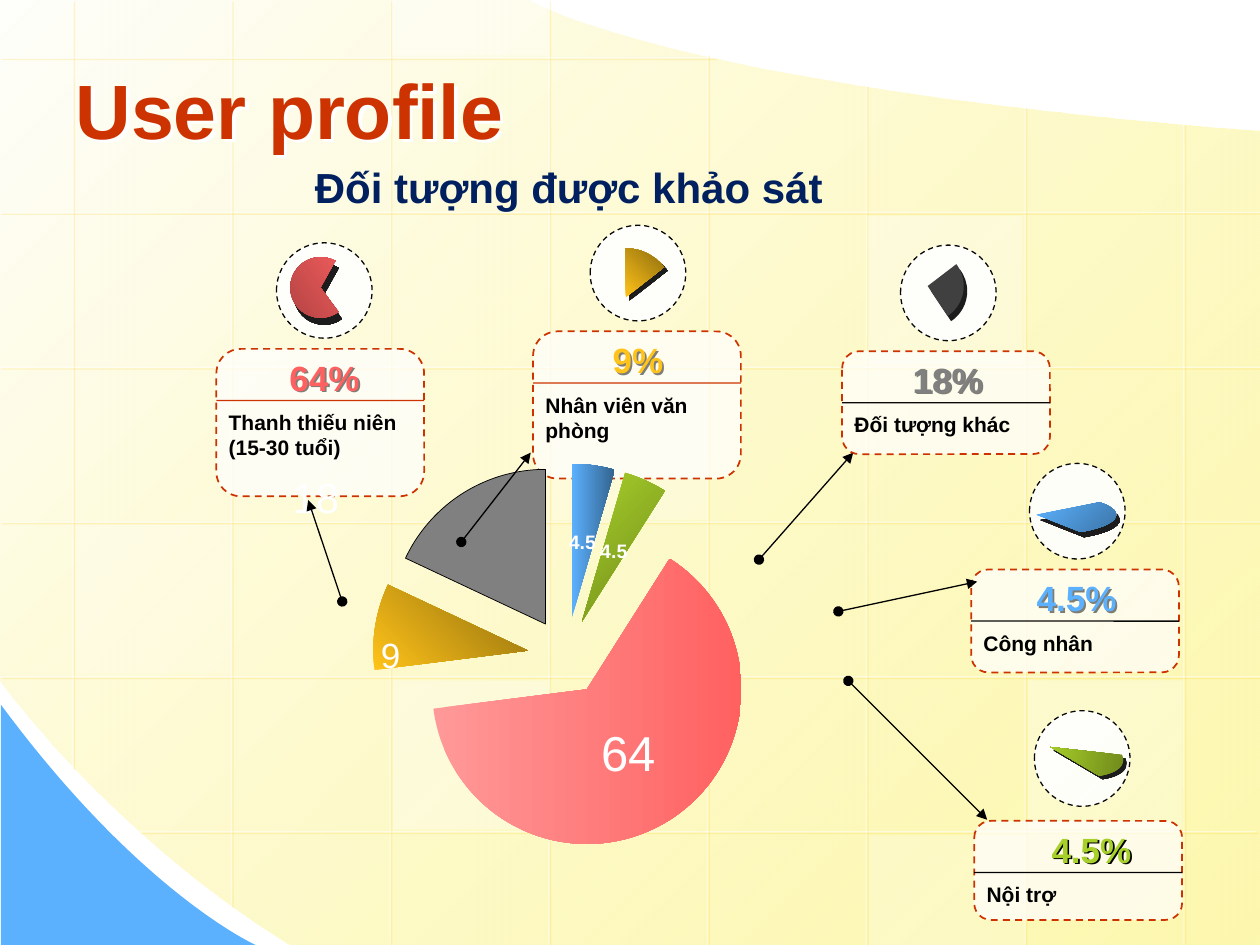
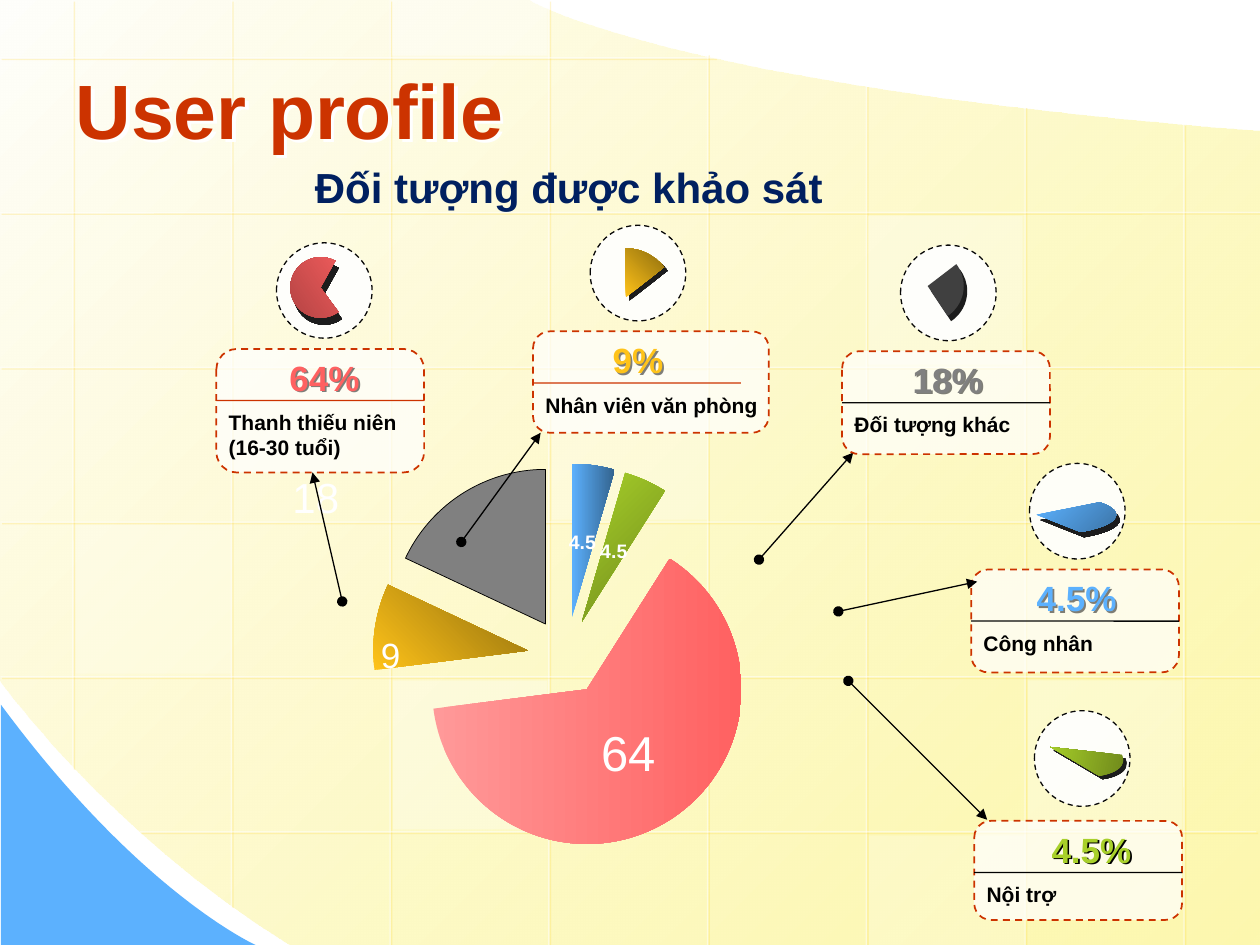
Before and after one commit to wycon/tkgd2008, a slide deck: slide 6 of PA4/4. Slide/WARM.pptx. Drawn at 1260x945 pixels with LibreOffice and Linux fonts; fonts in the diff are those of the drawing; background and template pictures are left out. Boxes give left, top, right and bottom in pixels: in the first picture for what was removed or moved away, otherwise in the second. Text is boxed around its words. In the diff, an @@ line names an element or a change of style, - is before the commit and + after.

```diff
--- a/PA4/4. Slide/WARM.pptx
+++ b/PA4/4. Slide/WARM.pptx
@@ rounded rectangle: place and size @@
-rounded rectangle at bbox=[217, 349, 425, 496]
+rounded rectangle at bbox=[217, 349, 425, 472]
@@ rounded rectangle: place and size @@
-rounded rectangle at bbox=[533, 331, 741, 479]
+rounded rectangle at bbox=[533, 331, 769, 432]
@@ text "Nhân viên văn phòng" rewrapped from bbox=[545, 397, 687, 442] to bbox=[545, 397, 757, 417] @@
@@ text at bbox=[229, 414, 396, 460]: text changed @@
-Thanh thiếu niên (15-30 tuổi)
+Thanh thiếu niên (16-30 tuổi)
@@ double arrow moved from (461, 542) - (530, 452) to (461, 542) - (541, 433) @@
@@ double arrow moved from (343, 601) - (309, 500) to (343, 601) - (312, 472) @@
```
Also in this commit, not shown: 3 other slides changed, 1 slide added, 2 slides removed, 11 other files.
